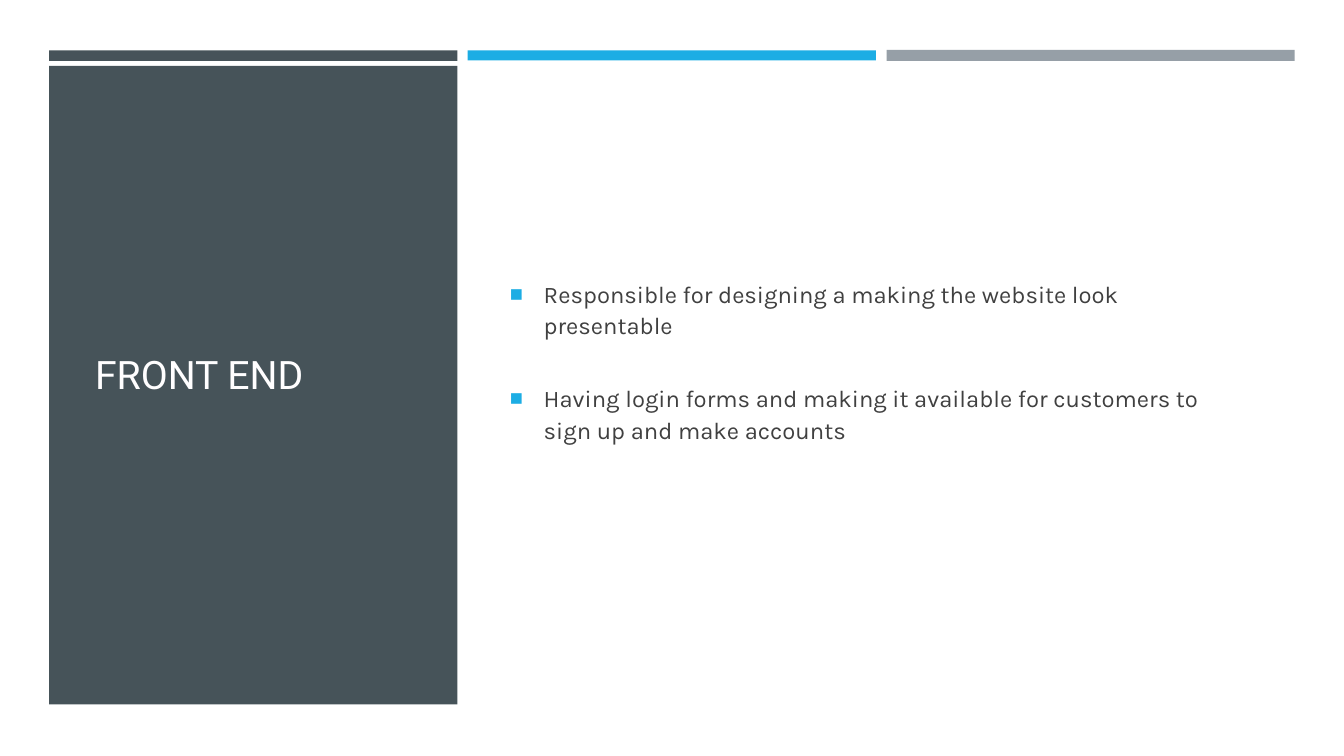
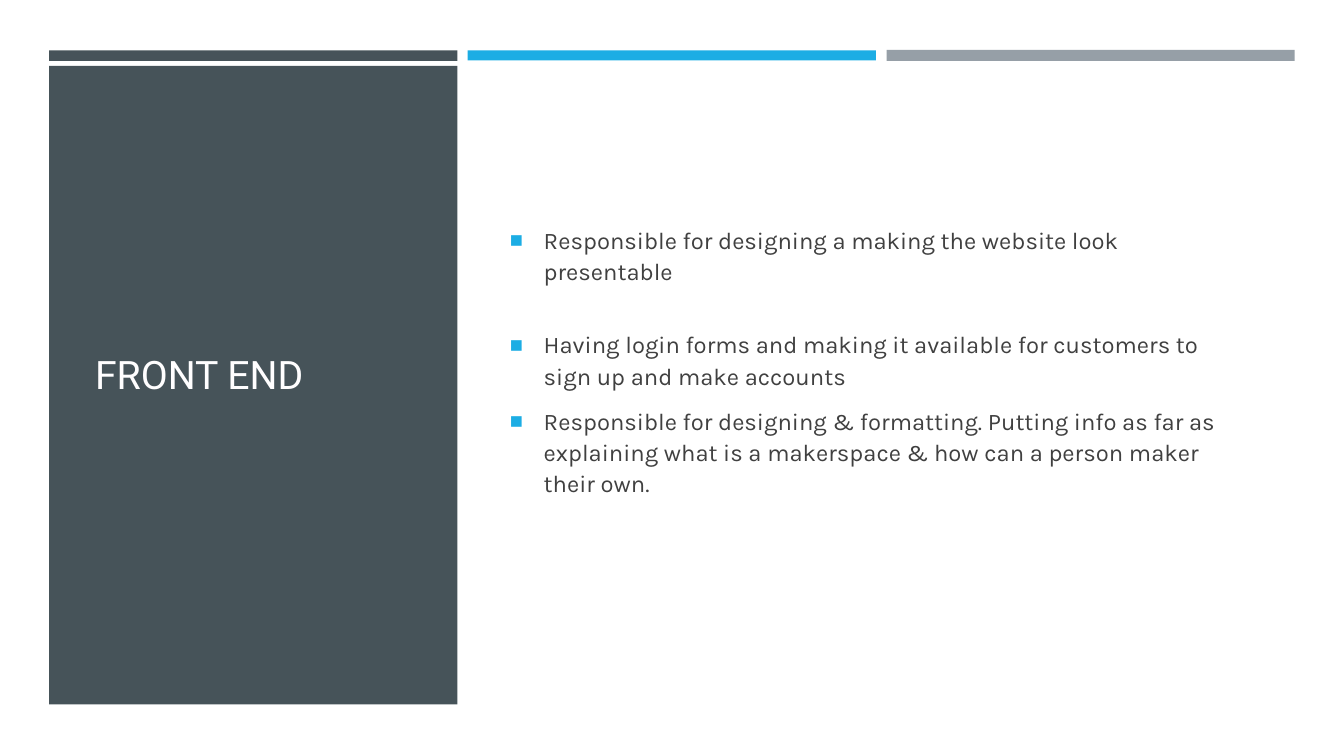
Before and after one commit to KershawK5646/CapstoneProject, a slide deck: slide 4 of Design Docs/Maker Space.pptx. Drawn at 1344x756 pixels with LibreOffice and Linux fonts; fonts in the diff are those of the drawing. Boxes give left, top, right and bottom in pixels: in the first picture for what was removed or moved away, otherwise in the second. Text is boxed around its words. In the diff, an @@ line names an element or a change of style, - is before the commit and + after.

```diff
--- a/Design Docs/Maker Space.pptx
+++ b/Design Docs/Maker Space.pptx
@@ text at [544,413,1215,493]: paragraph added @@
+■ Responsible for designing & formatting. Putting info as far as explaining what is a makerspace & how can a person maker their own.
```
Also in this commit, not shown: 3 other files.
